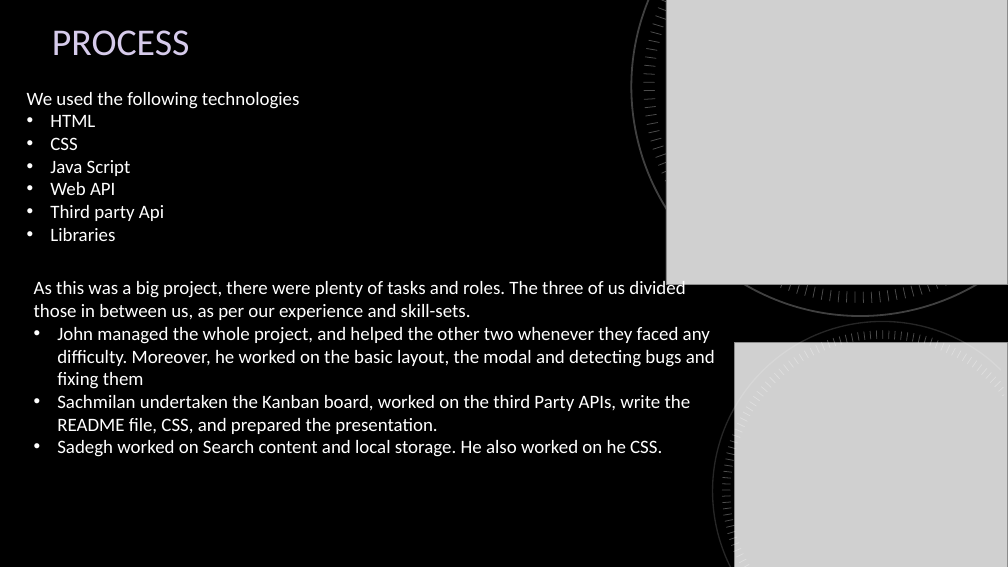
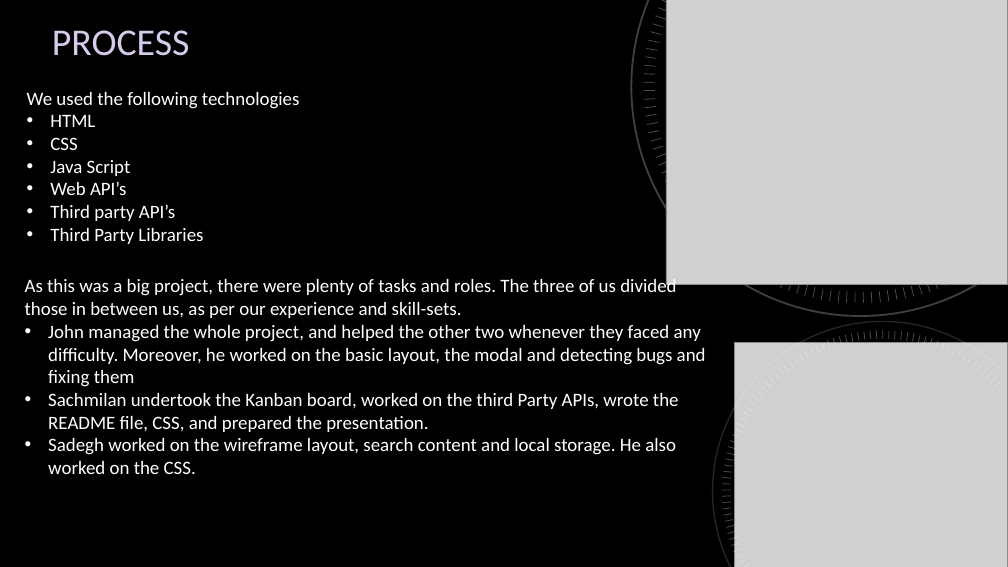
Before and after one commit to JWMedeiros/Realtime_Stock_Analysis, a slide deck: slide 3 of Real Time Stock Analysis.pptx. Drawn at 1008x567 pixels with LibreOffice and Linux fonts; fonts in the diff are those of the drawing; grey boxes stand for pictures; background and template pictures are left out. Boxes give left, top, right and bottom in pixels: in the first picture for what was removed or moved away, otherwise in the second. Text is boxed around its words. In the diff, an @@ line names an element or a change of style, - is before the commit and + after.

```diff
--- a/Real Time Stock Analysis.pptx
+++ b/Real Time Stock Analysis.pptx
@@ text at (50, 182, 203, 244): text changed @@
-• Web API
-• Third party Api
-• Libraries
+• Web API’s
+• Third party API’s
+• Third Party Libraries
@@ text "As this was a big ...": place and size @@
-text "As this was a big ..." at (34, 279, 715, 457)
+text "As this was a big ..." at (25, 277, 706, 474)
@@ text at (48, 393, 679, 474): text changed @@
-• Sachmilan undertaken the Kanban board, worked on the third Party APIs, write the README file, CSS, and prepared the presentation.
-• Sadegh worked on Search content and local storage. He also worked on he CSS.
+• Sachmilan undertook the Kanban board, worked on the third Party APIs, wrote the README file, CSS, and prepared the presentation.
+• Sadegh worked on the wireframe layout, search content and local storage. He also worked on the CSS.
```
Also in this commit, not shown: 5 other slides changed, 2 other files.
